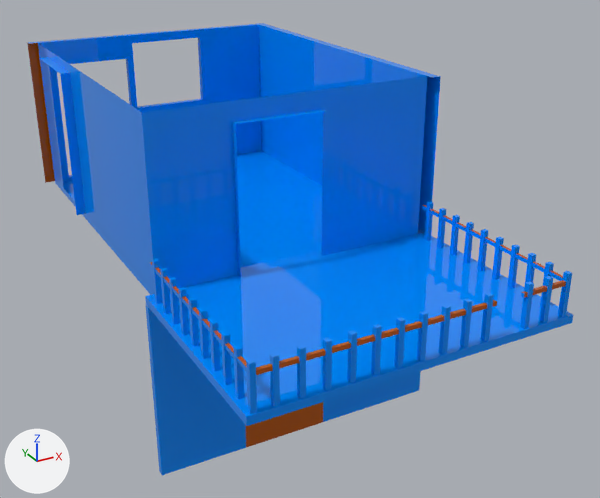
The FBX model Assets/Models/m_RoomHalfFar.FBX, before and after one commit.
Rendered twice from a 50 mm lens placed at (-6.73, -15.36, 6.43), pointed at (0.55, -2.13, -0.19). Arrows for +X, +Y and +Z are at lower left; the lights stay in place. Where no turn or scale is listed for an object, it has been applied to the vertices.

The scene before the commit, as lines of its bpy script (objects in view):
```python
me_mesh = bpy.data.meshes.new('Mesh')
me_mesh.from_pydata(...)  # 371 vertices, 279 faces; spans x -2.89..2.89, y -9.33..1.63, z -3.45..3.24
# faces by material slot: [157, 122]
me_mesh.materials.append(mat_12___default)  # blue #008bff
me_mesh.materials.append(mat_13___default)  # orange #b85500
ob_room = bpy.data.objects.new('Room', me_mesh)
ob_room.location = (-0.14, 2.15, 0.0)
```
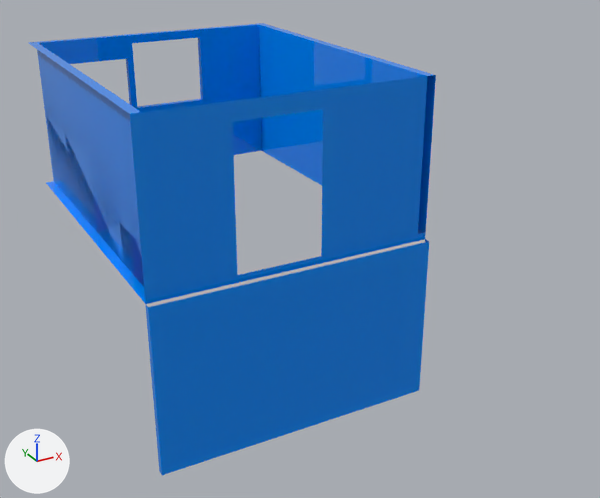
The newer file is also turned or shifted as a whole; pictures and numbers use the older file's frame.

Where the change shows, as pixel boxes (x1, y1, x2, y2) in the pictures (600 x 498 px):
'Room', reshaped (25% narrower): before (27, 23, 573, 475); after (29, 23, 436, 475)
part 1 of me_mesh, deleted (blue): before (150, 202, 572, 414)
part 2 of me_mesh, cut back: before (27, 42, 573, 426); after (29, 42, 156, 304)
part 3 of me_mesh, recoloured: before (36, 43, 323, 447); after (149, 233, 425, 447)

The change in detail:
me_mesh is used by ob_room; location (-0.14, 2.15, 0.0).
me_mesh had 371 vertices, 279 faces and spanned x -2.89..2.89, y -9.33..1.63, z -3.45..3.24.
me_mesh now has 68 vertices, 51 faces and spans x -2.89..2.89, y -5.56..1.63, z -3.45..3.24.
me_mesh part 1: 37 loose pieces with 292 vertices, spanning x -2.81..2.73, y -9.31..-5.56, z 0.05..0.91, are deleted.
Part 2, on me_mesh:
15 vertices are removed from x -2.89..2.89, y -9.33..0.64, z 0.0..3.24.
16 faces are deleted.
2 vertices move from x -2.89, y 1.63, z 0.0..3.24 to x -2.89, y 1.62, z 0.0..3.24.
4 vertices are added at (-2.7, -5.42, 0.0), (-2.89, -5.43, 0.0), (-2.89, -5.43, 3.24), (-2.7, -5.42, 3.24).
5 new faces join them.
me_mesh part 3: 12 faces spanning x -2.88..2.89, y -5.56..1.63, z -3.45..3.24 switch from mat_13___default (orange #b85500) to mat_12___default (blue #008bff).
